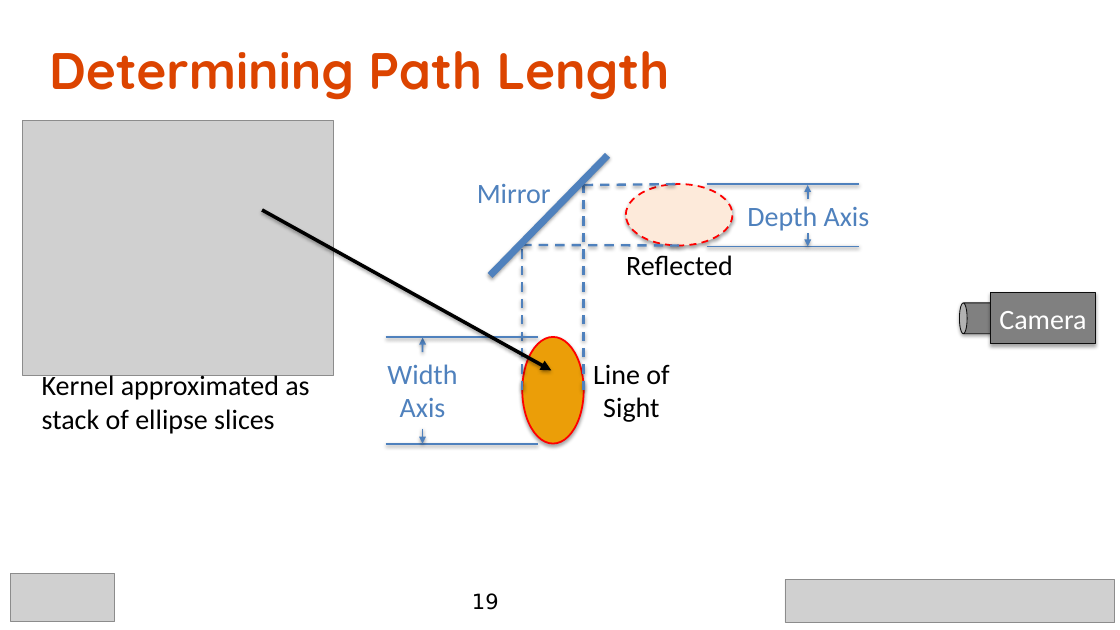
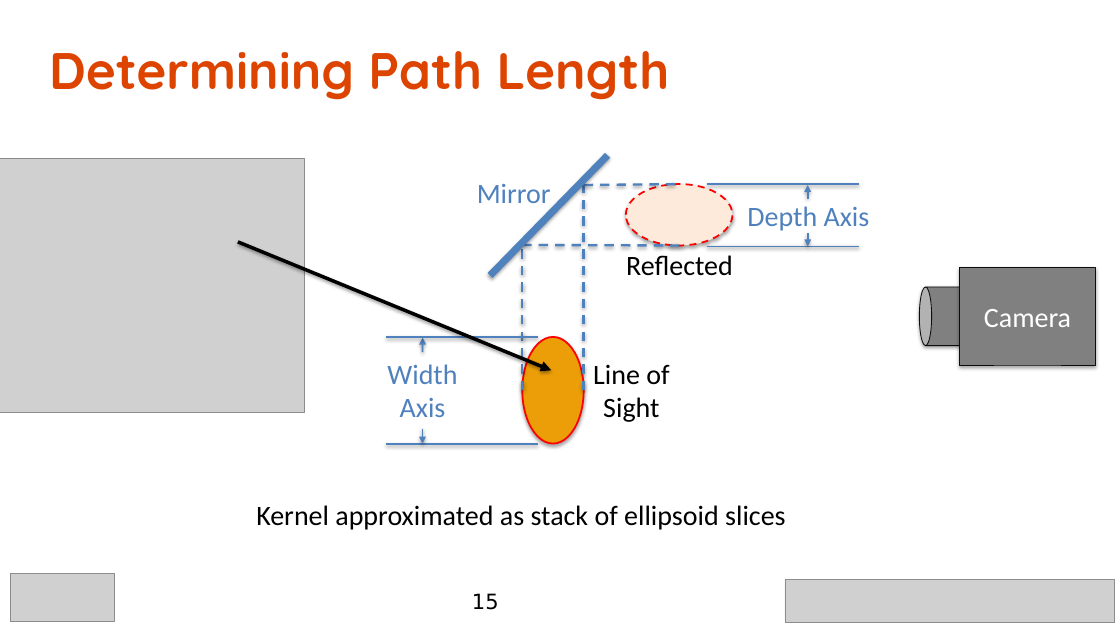
Before and after one commit to caplanda/Spark-Kernels-SciTech-Presentation, a slide deck: slide 15 of Spark Kernels v2.pptx (slide 19 before the commit). Drawn at 1120x630 pixels with LibreOffice and Linux fonts; fonts in the diff are those of the drawing; grey boxes stand for pictures; background and template pictures are left out. Boxes give left, top, right and bottom in pixels: in the first picture for what was removed or moved away, otherwise in the second. Text is boxed around its words. In the diff, an @@ line names an element or a change of style, - is before the commit and + after.

```diff
--- a/Spark Kernels v2.pptx
+++ b/Spark Kernels v2.pptx
@@ picture resized from (x1=23, y1=121, x2=334, y2=376) to (x1=0, y1=159, x2=305, y2=413) @@
@@ arrow moved from (262, 210) - (551, 371) to (238, 242) - (551, 371) @@
@@ rectangle "Camera" resized from (x1=991, y1=292, x2=1096, y2=344) to (x1=960, y1=267, x2=1096, y2=365) @@
@@ cylinder resized from (x1=960, y1=302, x2=997, y2=334) to (x1=920, y1=287, x2=969, y2=346) @@
@@ text at (x1=256, y1=505, x2=785, y2=530): text changed @@
-Kernel approximated as stack of ellipse slices
+Kernel approximated as stack of ellipsoid slices
@@ page number at (x1=472, y1=593, x2=499, y2=610): text changed @@
-19
+15
```
Also in this commit, not shown: 9 other slides changed, 2 slides added, 4 slides removed, 27 other files.
